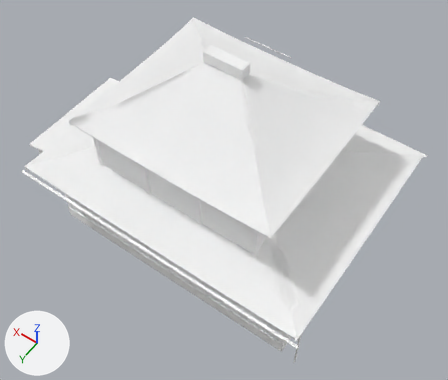
The glTF model public/assets/models/architecture/minka-kawara_1.glb as it was, and as the next commit left it.
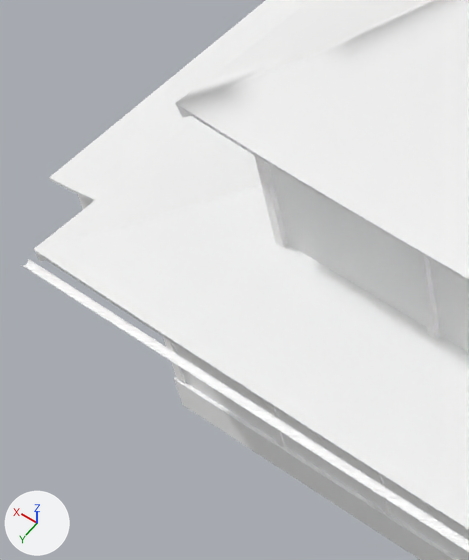
Old and new are each drawn whole from a 50 mm lens placed at (-9.35, 13.23, 22.32), pointed at (-0.42, 0.73, 2.67) and again close up on the part from 3% to 36% of the width and 23% to 69% of the height. The axes (+X, +Y, +Z) are drawn at lower left. The lights are the same throughout. The first two pictures are the older version. Where no turn or scale is listed for an object, it has been applied to the vertices. Vertices at exactly the same position are counted once.

In view in the first close-up: 'minka-kawara_1'.
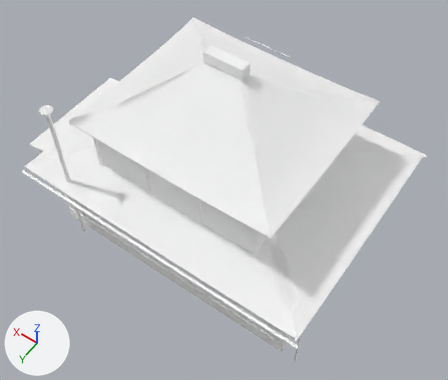
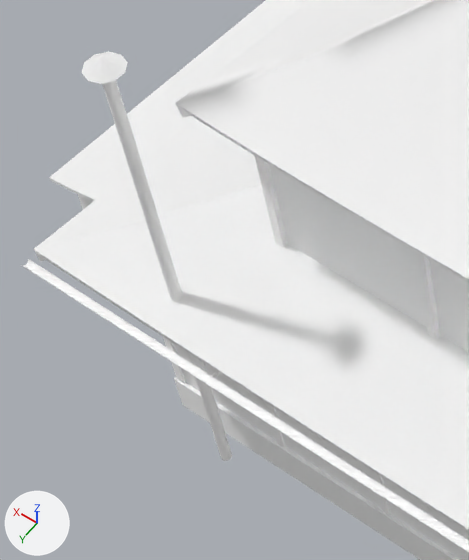
Where the change shows, as pixel boxes [x1, y1, x2, y2] in the close-ups (469 x 560 px):
part 1 of me_minka_kawara_1, added
    after: [102, 80, 232, 461]
part 2 of me_minka_kawara_1, added
    after: [82, 51, 128, 84]

The change in detail:
Material 'metal_dark' (mat_metal_dark) is new.
Its base color is (1.0, 1.0, 1.0) (white #ffffff).
Its metallic is 1.0.
Its roughness is 1.0.
me_minka_kawara_1 is used by ob_minka_kawara_1; location (0.8, -1.08, 4.37).
me_minka_kawara_1 had 3757 vertices, 7132 faces and spanned x -7.2..7.2, y -6.16..6.16, z -4.37..4.37.
me_minka_kawara_1 now has 3817 vertices, 7236 faces and spans x -7.2..7.2, y -6.16..6.16, z -4.37..4.37.
me_minka_kawara_1 part 1: a new loose piece, a 10-sided cylinder along z spanning x 3.43..3.57, y 5.46..5.6, z -4.17..3.03, in mat_metal_grey (white #ffffff).
me_minka_kawara_1 part 2: a new loose piece, a 10-sided cut cone along z (radius 0.24 at the low end, 0.02 at the high end) spanning x 3.27..3.73, y 5.29..5.77, z 3.05..3.21, in mat_metal_grey (white #ffffff).
Other edits to the shape of me_minka_kawara_1 do not show in these pictures.
me_minka_kawara_1 gains material mat_metal_dark (white #ffffff).
